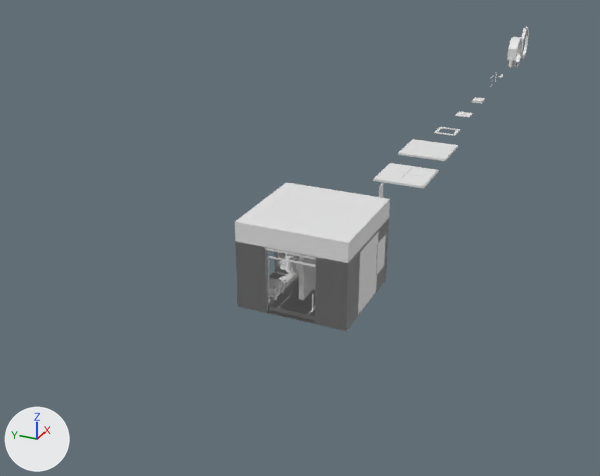
The Blender file BlenderWork/Interior_Kit.blend, before and after one commit.
Rendered twice from a camera (50 mm lens) standing at (-40.8, -17.4, 22.3) and looking at (18.3, 9.2, -7.3). Lighting does not change. The marker at lower left points along +X, +Y and +Z. The picture after the commit comes second.

In view in the first picture: 'INT_Mining_Shell', 'INT_Storage_Shell', 'KIT_Ceiling', 'KIT_Floor', 'KIT_Wall' and 6 more.
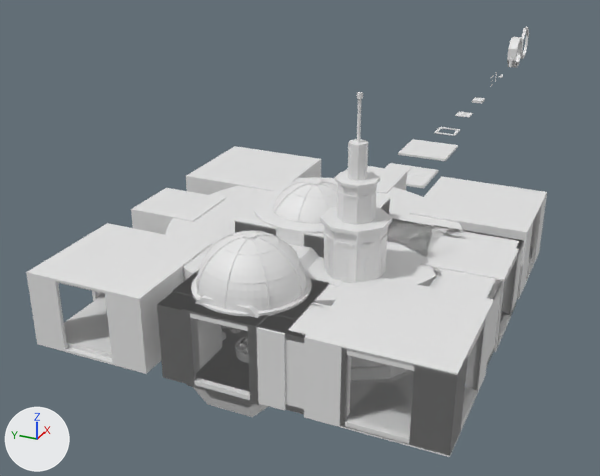
Changed parts and their boxes (x1, y1, x2, y2) in the pictures (600 x 476 px):
'INT_Ring_Shell', shown: after (26, 146, 547, 457)
'INT_Core_Shell', shown: after (157, 219, 524, 456)
'INT_Farm_Glass', shown: after (196, 180, 338, 311)
'INT_Core_Tower', shown: after (320, 92, 392, 283)
'INT_Farm_Shell', shown: after (157, 179, 338, 411)
'INT_Recreation_Shell', shown: after (172, 244, 329, 417)
'INT_Habitat_Shell', shown (mostly hidden): after (174, 257, 343, 408)
'INT_Oxygen_Shell', shown (mostly hidden): after (235, 181, 390, 257)
'INT_Core_Glass', shown (mostly hidden): after (351, 356, 385, 367)
'INT_Farm_Soft', shown (mostly hidden): after (238, 337, 248, 353)
'INT_Storage_Shell', unchanged, covered by the edit: before (235, 182, 390, 331); after (235, 199, 390, 258)
'INT_Mining_Shell', unchanged, covered by the edit: before (235, 219, 389, 331)

What changed in the scene script:
```text
Change ob_int_core_shell:
    remove ob_int_core_shell.hide_set(True)  # its collection is switched off
Change ob_int_core_glass:
    remove ob_int_core_glass.hide_set(True)  # its collection is switched off
Change ob_int_core_tower:
    remove ob_int_core_tower.hide_set(True)  # its collection is switched off
Change ob_int_habitat_shell:
    remove ob_int_habitat_shell.hide_set(True)  # its collection is switched off
Change ob_int_farm_shell:
    remove ob_int_farm_shell.hide_set(True)  # its collection is switched off
Change ob_int_farm_glass:
    remove ob_int_farm_glass.hide_set(True)  # its collection is switched off
Change ob_int_farm_soft:
    remove ob_int_farm_soft.hide_set(True)  # its collection is switched off
Change ob_int_oxygen_shell:
    remove ob_int_oxygen_shell.hide_set(True)  # its collection is switched off
Change ob_int_recreation_shell:
    remove ob_int_recreation_shell.hide_set(True)  # its collection is switched off
Change ob_int_ring_shell:
    remove ob_int_ring_shell.hide_set(True)  # its collection is switched off
Change ob_int_ring_soft:
    remove ob_int_ring_soft.hide_set(True)  # its collection is switched off
```
